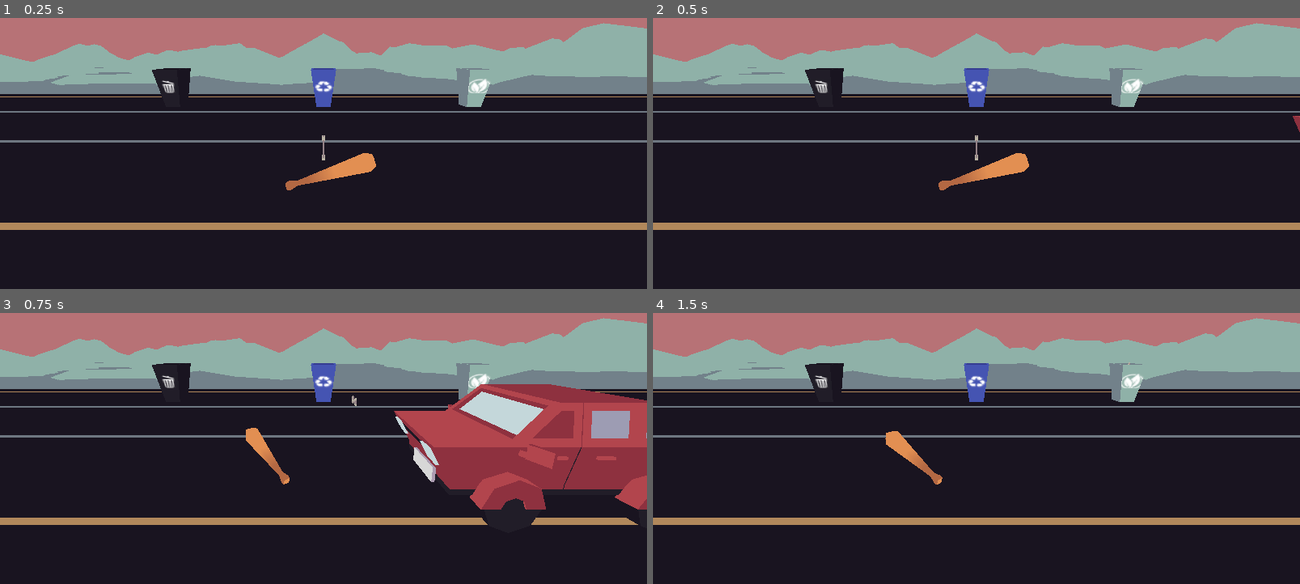
Above: before the commit, frames 1-4 (two rows, left to right).
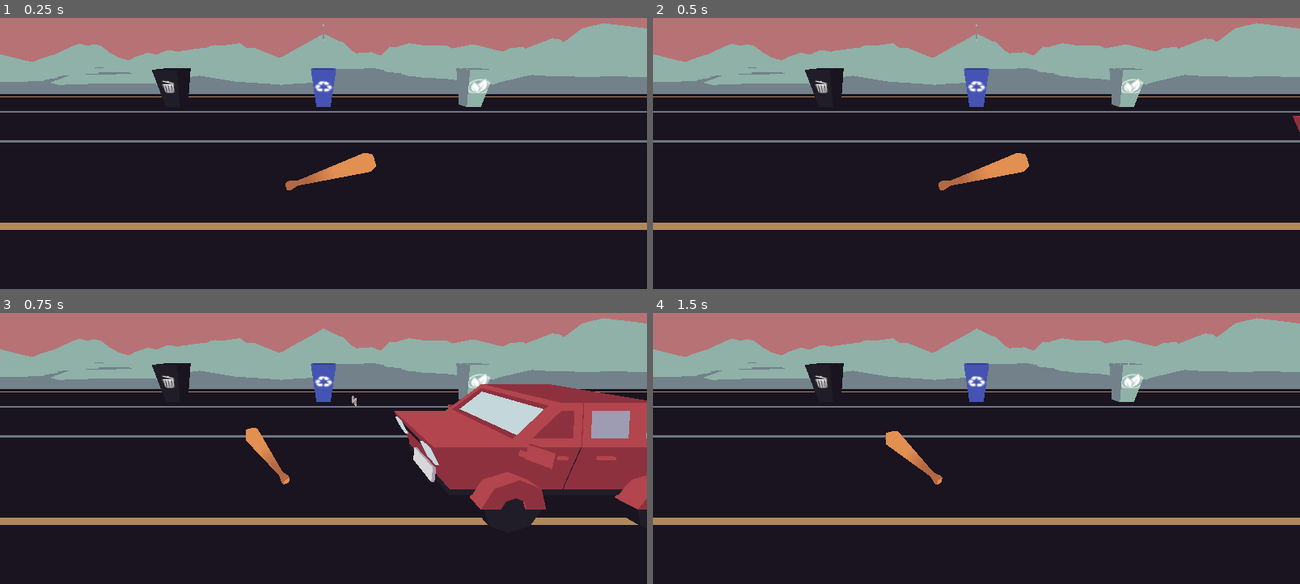
Above: after the commit, the same moments.

Repository: Manas701/SVCGameJam
Game: Godot game, scene res://scenes/manasScene.tscn
The game is run twice, just before and just after one commit, with the same random seed, the same clock (stepped at 60 frames per second) and the same inputs.
Inputs:
- Up to frame 1 (0.25 s): no input
- Up to frame 2 (0.5 s): no input
- Up to frame 3 (0.75 s): tap Enter at 0.5 s; hold Right (select_right) from 0.53 s (still down); hold Space (swing) from 0.53 s (still down)
- Up to frame 4 (1.5 s): release Right (select_right) at 1.28 s; release Space (swing) at 1.28 s; hold Left (select_left) from 1.28 s (still down); tap Space (swing) at 1.35 s

The runs differ from the first frame. In frame 1, less than 0.1% of the frame differs, in the area x 49-51%, y 2-53%; in frame 2, less than 0.1%; in frame 3, nothing differs; in frame 4, nothing differs.

Commit message:
added arrow for bins

Diff:
--- a/prefabs/animation_player.tscn
+++ b/prefabs/animation_player.tscn
@@ -69,12 +69,35 @@
 "values": [Vector3(0, 0, 0), Vector3(6.28319, 0, 0), Vector3(12.5664, 0, 0), Vector3(18.8496, 0, 0), Vector3(24.7837, 0, 0)]
 }
 
+[sub_resource type="Animation" id="Animation_od811"]
+resource_name = "throw_trash"
+tracks/0/type = "position_3d"
+tracks/0/imported = false
+tracks/0/enabled = true
+tracks/0/path = NodePath(".")
+tracks/0/interp = 2
+tracks/0/loop_wrap = true
+tracks/0/keys = PackedFloat32Array(0, 1, 0, 0.9, -5, 0.5, 1, 0, 1, -3.5, 1, 1, 0, 0.25, -1.5)
+tracks/1/type = "value"
+tracks/1/imported = false
+tracks/1/enabled = true
+tracks/1/path = NodePath(".:rotation")
+tracks/1/interp = 1
+tracks/1/loop_wrap = true
+tracks/1/keys = {
+"times": PackedFloat32Array(0, 0.25, 0.5, 0.75, 1),
+"transitions": PackedFloat32Array(1, 1, 1, 1, 1),
+"update": 0,
+"values": [Vector3(0, 0, 0), Vector3(6.28319, 0, 0), Vector3(12.5664, 0, 0), Vector3(18.8496, 0, 0), Vector3(24.7837, 0, 0)]
+}
+
 [sub_resource type="AnimationLibrary" id="AnimationLibrary_qpaf1"]
 _data = {
 "RESET": SubResource("Animation_hn8jn"),
 "hit_center": SubResource("Animation_ch5xh"),
 "hit_left": SubResource("Animation_iapdx"),
-"hit_right": SubResource("Animation_q1xst")
+"hit_right": SubResource("Animation_q1xst"),
+"throw_trash": SubResource("Animation_od811")
 }
 
 [node name="AnimationPlayer" type="AnimationPlayer"]
--- /dev/null
+++ b/prefabs/ui_arrow.tscn
@@ -0,0 +1,8 @@
+[gd_scene load_steps=3 format=3 uid="uid://xv0tk6gk4pe7"]
+
+[ext_resource type="ArrayMesh" uid="uid://cm5b8lbkfdhdg" path="res://assets/3DAssets/models_obj/UI_Arrow.obj" id="1_x73rk"]
+[ext_resource type="Material" uid="uid://cfrmr730rvkhs" path="res://assets/3DAssets/models_obj/textures/textureMaterial.tres" id="2_v7qif"]
+
+[node name="UI_Arrow" type="MeshInstance3D"]
+mesh = ExtResource("1_x73rk")
+surface_material_override/0 = ExtResource("2_v7qif")
--- a/scenes/manasScene.tscn
+++ b/scenes/manasScene.tscn
@@ -40,7 +40,7 @@
 script = ExtResource("2_whjhi")
 
 [node name="trash" parent="." instance=ExtResource("7_wwkud")]
-transform = Transform3D(1, 0, 0, 0, 1, 0, 0, 0, 1, 0, 0.25, -1.5)
+transform = Transform3D(1, 0, 0, 0, 1, -2.89599e-05, 0, 2.89599e-05, 1, 0, 1.8, -3.5)
 
 [node name="AnimationPlayer" parent="trash" instance=ExtResource("7_gctov")]
 
@@ -54,3 +54,5 @@
 
 [node name="street_environment" parent="." instance=ExtResource("11_0d368")]
 transform = Transform3D(-3.49691e-08, 0, 0.8, 0, 0.8, 0, -0.8, 0, -3.49691e-08, 0, -0.724239, -5.68252)
+
+[editable path="trash/AnimationPlayer"]
Not shown, added: assets/3DAssets/models_obj/UI_Arrow.obj
Not shown, added: assets/3DAssets/models_obj/UI_Arrow.obj.import
Not shown, added: assets/3DAssets/title_screen_theme.ogg.import
Not shown: 1 places in prefabs/animation_player.tscn that only renumber resources
Not shown, added: assets/3DAssets/title_screen_theme.ogg
